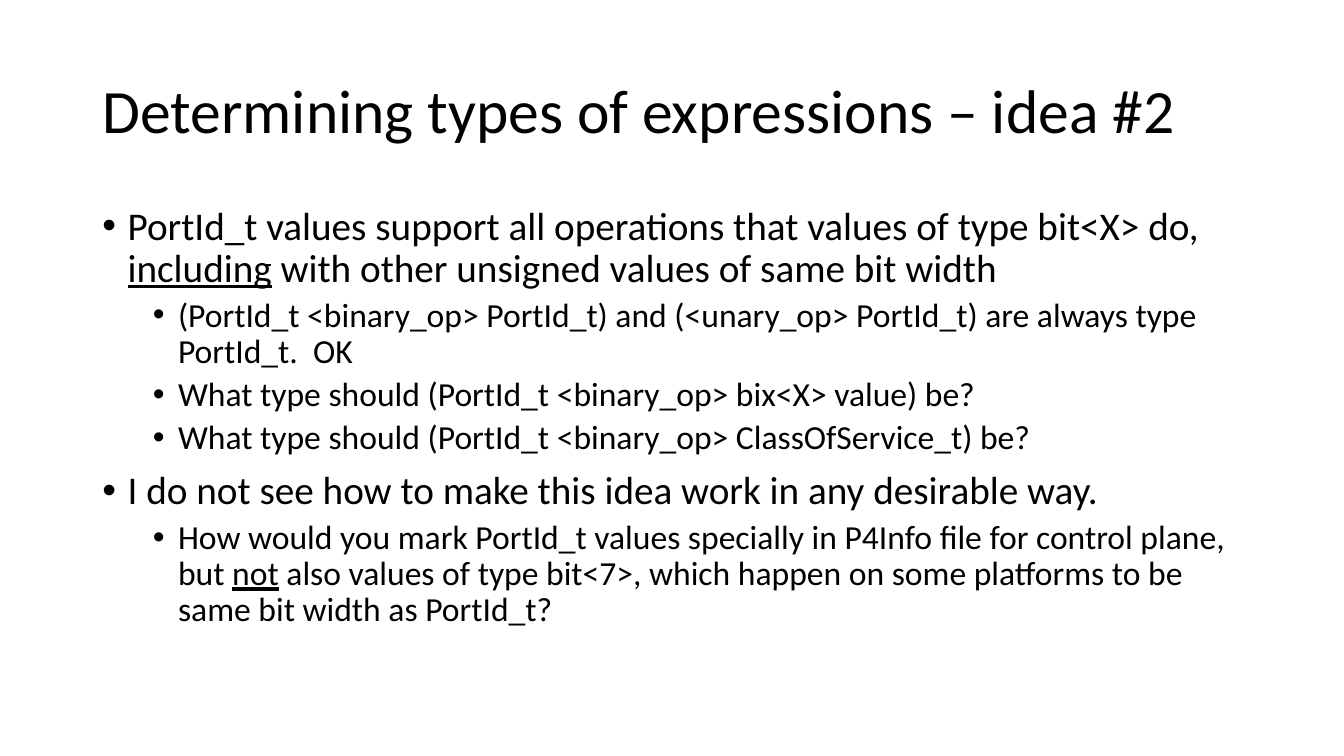
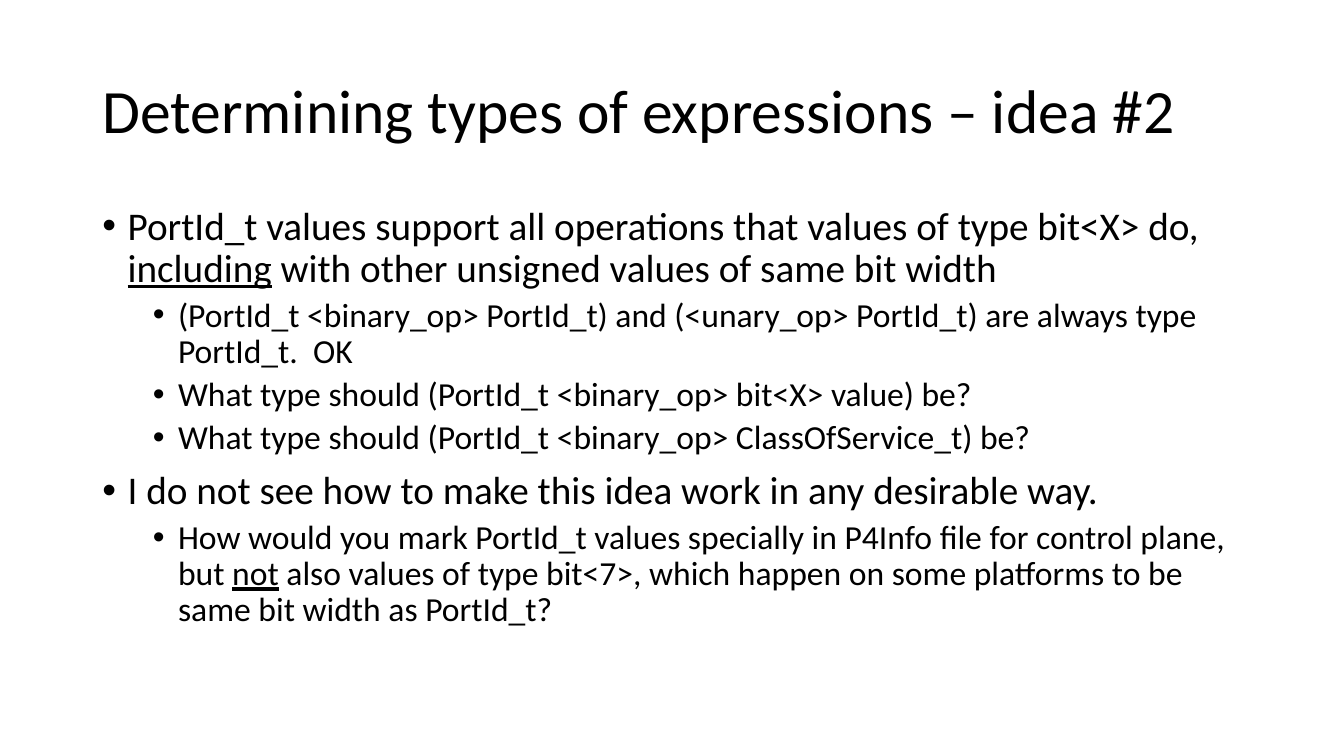
Before and after one commit to jafingerhut/p4-guide, a slide deck: slide 16 of docs/p4runtime-and-psa-target-specific-types.pptx. Drawn at 1344x756 pixels with LibreOffice and Linux fonts; fonts in the diff are those of the drawing. Boxes give left, top, right and bottom in pixels: in the first picture for what was removed or moved away, otherwise in the second. Text is boxed around its words. In the diff, an @@ line names an element or a change of style, - is before the commit and + after.

Commit message:
Some more small edits to P4Runtime and PSA 'control plane types' slides
including a couple at the end summarizing the approach we plan to use.

```diff
--- a/docs/p4runtime-and-psa-target-specific-types.pptx
+++ b/docs/p4runtime-and-psa-target-specific-types.pptx
@@ text at (178,381,972,412): text changed @@
-  • What type should (PortId_t <binary_op> bix<X> value) be?
+  • What type should (PortId_t <binary_op> bit<X> value) be?
```
Also in this commit, not shown: 5 other slides changed, 3 slides added.
